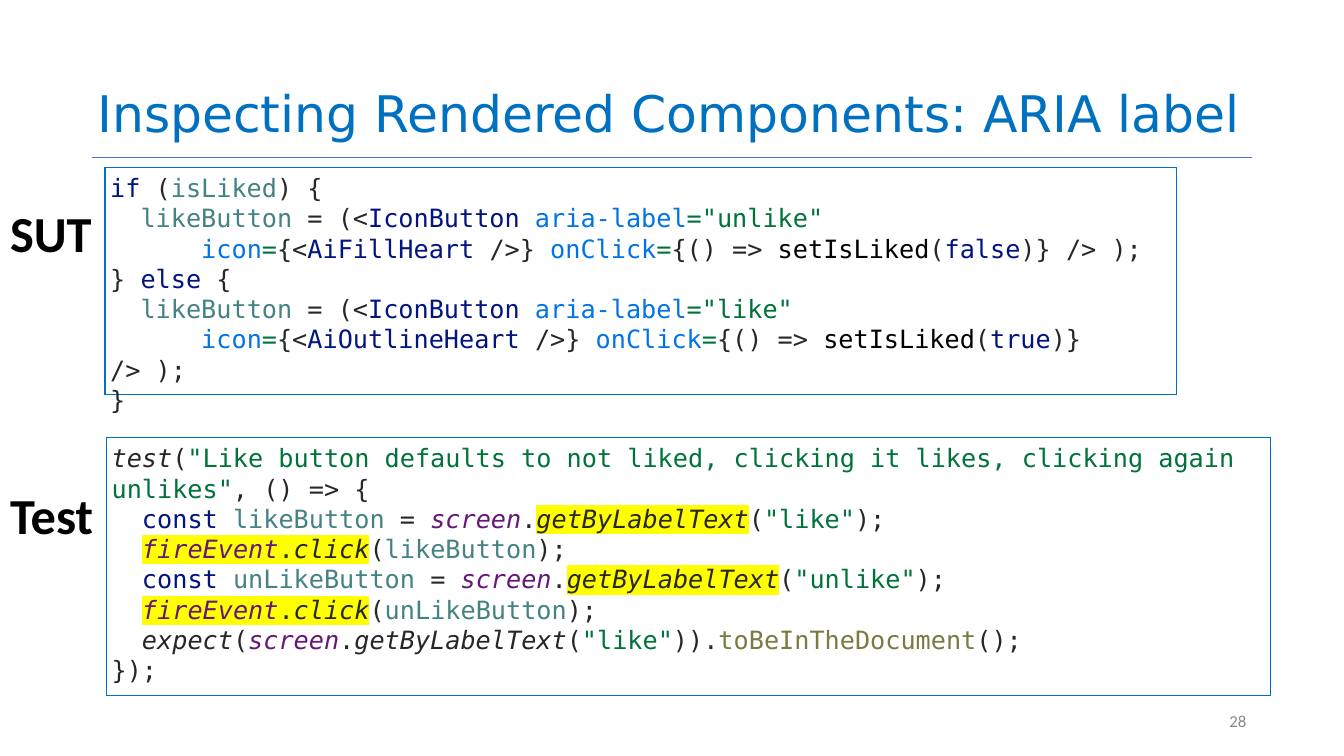
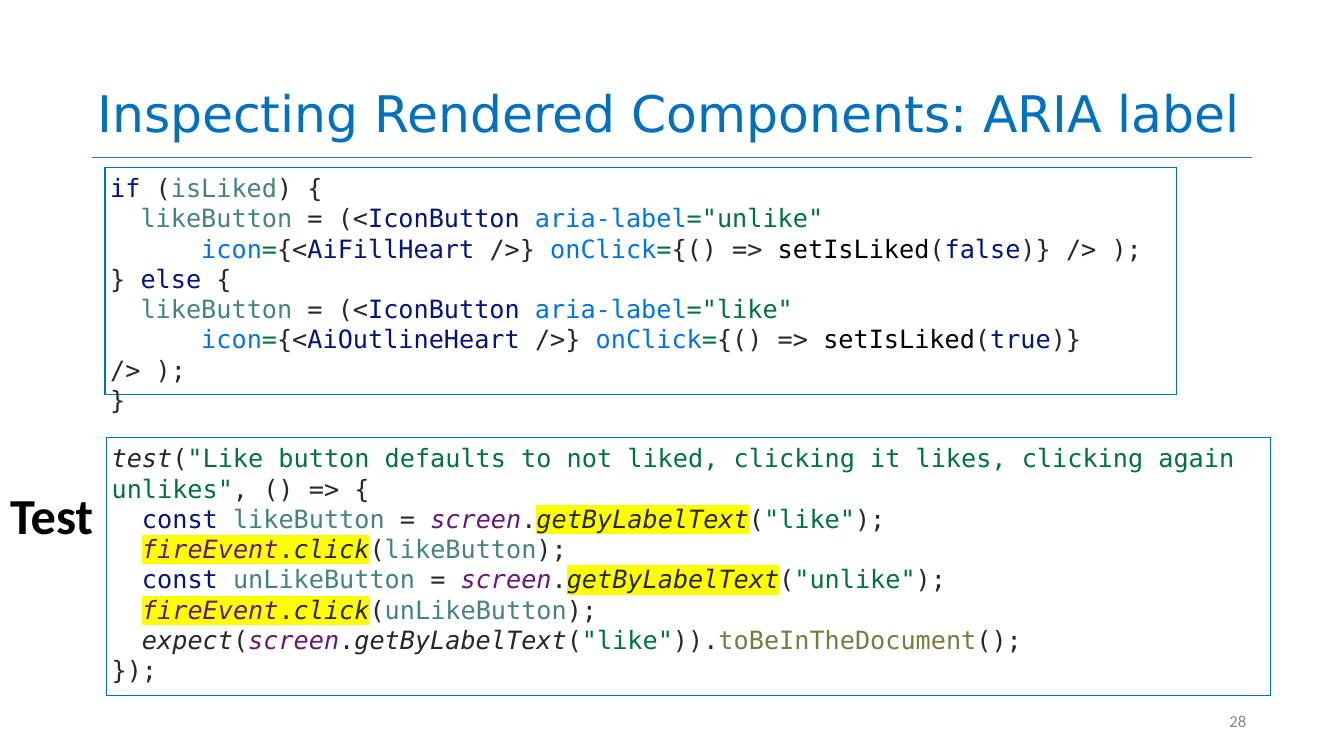
Before and after one commit to neu-se/CS4530-Fall-2023, a slide deck: slide 28 of Slides/Module 08 React Hooks.pptx. Drawn at 1344x756 pixels with LibreOffice and Linux fonts; fonts in the diff are those of the drawing. Boxes give left, top, right and bottom in pixels: in the first picture for what was removed or moved away, otherwise in the second. Text is boxed around its words. In the diff, an @@ line names an element or a change of style, - is before the commit and + after.

```diff
--- a/Slides/Module 08 React Hooks.pptx
+++ b/Slides/Module 08 React Hooks.pptx
@@ text removed at box(10, 219, 92, 253) @@
-SUT
```
Also in this commit, not shown: 11 other slides changed, 4 other files.
